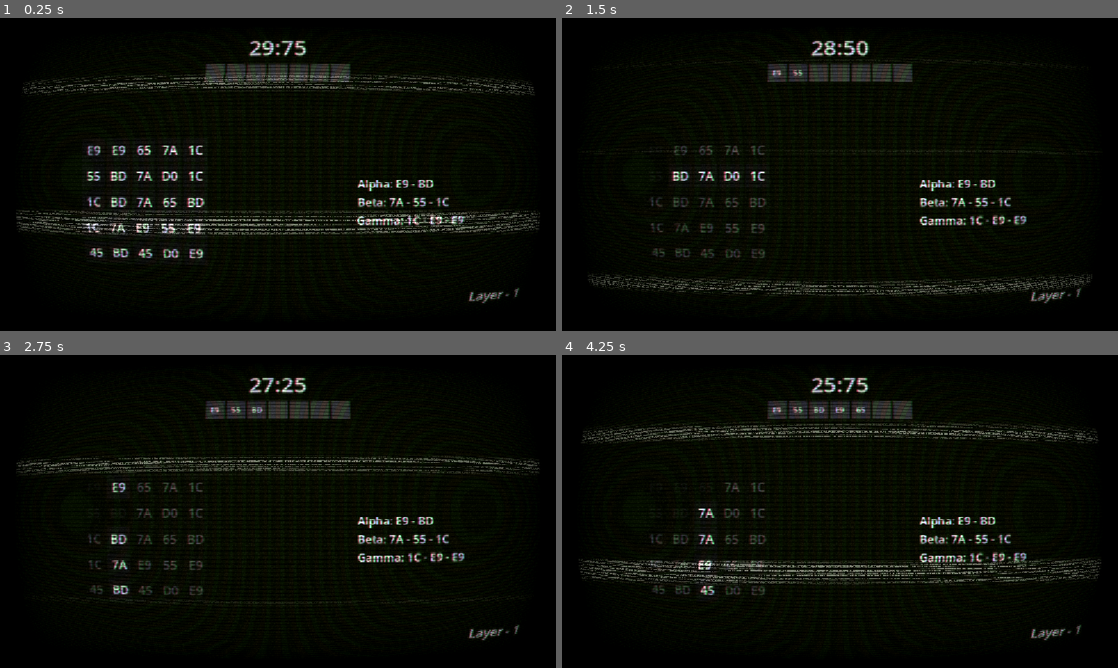
Above: before the commit, frames 1-4 (two rows, left to right).
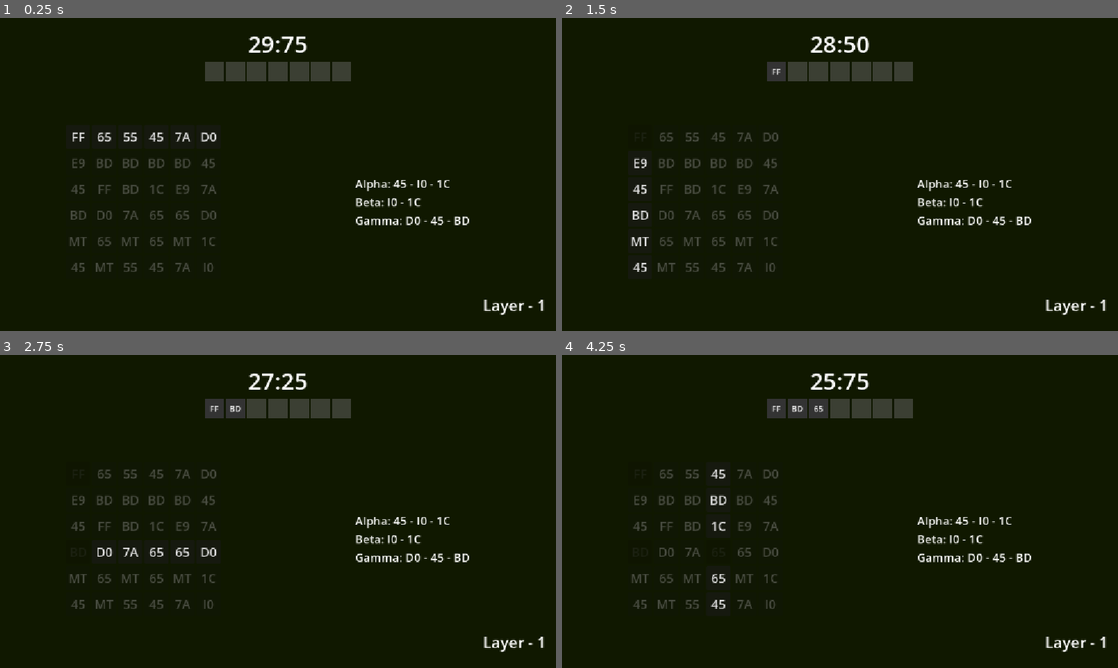
Above: after the commit, the same moments.

Repository: Martisos/Data-Hack-Minigame
Game: Godot game, scene res://scenes/main_game.tscn
Same seed, same stepped clock (60 frames per second), same inputs: the game is played once before the commit and once after it.
Inputs (mouse positions are in pixels of both pictures, inside the frame that each line leads up to):
- Up to frame 1 (0.25 s): no input
- Up to frame 2 (1.5 s): click "E9" (after the commit: "FF") at 0.5 s; click (650, 174) at 1.25 s, where only the run before the commit has a clickable "55"
- Up to frame 3 (2.75 s): click "BD" at 2 s
- Up to frame 4 (4.25 s): click (678, 486) at 2.75 s, where only the run before the commit has a clickable "E9"; click "65" at 3.5 s

The runs differ from the first frame. In frame 1, 9.2% of the frame differs, in the area x 2-98%, y 5-95%; in frame 2, 6.5%; in frame 3, 6.5%; in frame 4, 8.8%.

Commit message:
Changing difficulty
Going further into levels changes some stats. Game gets more difficult

Diff:
--- a/scenes/main_game.tscn
+++ b/scenes/main_game.tscn
@@ -60,7 +60,7 @@
 layout_mode = 2
 size_flags_horizontal = 6
 size_flags_vertical = 4
-columns = 5
+columns = 6
 
 [node name="InjectionList" type="VBoxContainer" parent="MainMargin/VBoxContainer/MainContent" unique_id=610446559]
 layout_mode = 2
@@ -85,3 +85,4 @@
 [node name="LevelUI" parent="." unique_id=703004875 instance=ExtResource("2_72e8q")]
 
 [node name="ShaderLayer" parent="." unique_id=1508165670 instance=ExtResource("3_d2op2")]
+visible = false
--- a/scripts/main_game.gd
+++ b/scripts/main_game.gd
@@ -6,9 +6,9 @@
 @onready var timer_label: Label = $MainMargin/VBoxContainer/Header/TimerLabel
 @onready var level_ui: CanvasLayer = $LevelUI
 
-const cols: int = 5
-const rows: int = 5
-const tokens: Array[String] = ["1C", "BD", "55", "E9", "7A", "45","65", "D0"]
+const cols: int = 6
+const rows: int = 6
+const tokens: Array[String] = ["1C", "BD", "55", "E9", "7A", "45","65", "D0", "FF", "MT", "I0"]
 
 enum moveState { START, ROW, COL }
 var current_state: moveState = moveState.START
@@ -34,14 +34,16 @@
 var is_danger_mode: bool = false
 var timer_tween: Tween
 
+var path_length: int = 6
 
 func _ready() -> void:
-
+	code_matrix.columns = cols
 	timer_label.pivot_offset = timer_label.size / 2
 	generate_buttons()
 	generate_level()
 	update_memory_ui()
 	level_ui.update_level_ui()
+	update_visuals()
 
 func _process(delta: float) -> void:
 	if is_game_over: return
@@ -75,17 +77,16 @@
 	timer_tween = create_tween().set_loops()
 
 	timer_tween.tween_property(timer_label, "modulate", Color.RED, 0.5)
-	timer_tween.parallel().tween_property(timer_label, "scale", Vector2(1.5, 1.5), 1.5)
+	#timer_tween.parallel().tween_property(timer_label, "scale", Vector2(1.5, 1.5), 1.5)
 
 func reset_danger_animation() -> void:
 	if timer_tween:
 		timer_tween.kill()
-	timer_tween.parallel().tween_property(timer_label, "scale", Vector2(1.0, 1.0), 0.3)
+	#timer_tween.parallel().tween_property(timer_label, "scale", Vector2(1.0, 1.0), 0.3)
 	timer_label.modulate = Color.WHITE
 
 
 func generate_level() -> void:
-	var path_length: int = 6
 	var path_cords: Array = []
 	var master_sequence: Array = []
 
@@ -113,9 +114,30 @@
 	for i in range(path_length):
 		master_sequence.append(tokens.pick_random())
 
-	injections[0]["sequence"] = master_sequence.slice(4,6)
-	injections[1]["sequence"] = master_sequence.slice(0, 3)
-	injections[2]["sequence"] = master_sequence.slice(2,5)
+
+	var len_a = 3
+	var len_b = 3
+	var len_c = 2
+
+	if path_length >= 7:
+		len_b = 4
+
+	var start_a = randi() % (path_length - len_a + 1)
+	var start_b = randi() % (path_length - len_b + 1)
+	while start_b == start_a:
+		start_b = randi() % (path_length - len_b + 1)
+
+	var start_c = randi() % (path_length - len_c + 1)
+
+	var seq_1 = master_sequence.slice(start_a, start_a + len_a)
+	var seq_2 = master_sequence.slice(start_b, start_b + len_b)
+	var seq_3 = master_sequence.slice(start_c, start_c + len_c)
+
+	var generated_sequences = [seq_1, seq_2, seq_3]
+	generated_sequences.shuffle()
+
+	for i in range(injections.size()):
+		injections[i]["sequence"] = generated_sequences[i]
 
 	update_injection_ui()
 
@@ -138,11 +160,6 @@
 			btn.setup(token)
 			btn.pressed.connect(_on_token_clicked.bind(btn, col, row, token))
 
-	print("--- CHEAT CODE ---")
-	print(master_sequence)
-	print(path_cords)
-	print("----------------------------------")
-
 func generate_injections() -> void:
 	var lengths = [2, 3, 3]
 
@@ -171,7 +188,7 @@
 
 
 func generate_buttons() -> void:
-	for i in range(25):
+	for i in range(36):
 		create_button("")
 	pass
 
@@ -193,8 +210,6 @@
 	new_button.setup(value)
 
 	code_matrix.add_child(new_button)
-
-
 
 func _on_token_clicked(btn: Button, col: int, row: int, token: String) -> void:
 	if current_state == moveState.START and row != 0: return
@@ -338,6 +353,8 @@
 		var col = i % cols
 		var row = int(i/cols)
 
+		if current_state == moveState.START and row == 0:
+			return true
 		if current_state == moveState.ROW and row == active_index:
 			return true
 		if current_state == moveState.COL and col == active_index:
@@ -346,11 +363,13 @@
 	return false
 
 func advance_to_next_layer() -> void:
+
 	Stats.layer += 1
 	current_state = moveState.START
 	active_index = 0
 	memory.clear()
 	completed_injection_count = 0
+	change_rules()
 
 	for inj in injections:
 		inj["completed"] = false
@@ -372,3 +391,17 @@
 
 	if level_ui and level_ui.has_method("update_level_ui"):
 		level_ui.update_level_ui()
+
+func change_rules() -> void:
+	if Stats.layer == 2:
+		path_length = 7
+		print("changed path length to 7")
+
+	if Stats.layer == 4:
+		path_length = 6
+		max_memory = 6
+		print("LAYER 4: Ograniczenie pamięci do 6 slotów!")
+
+	if Stats.layer == 6:
+		path_length = 5
+		max_memory = 5
